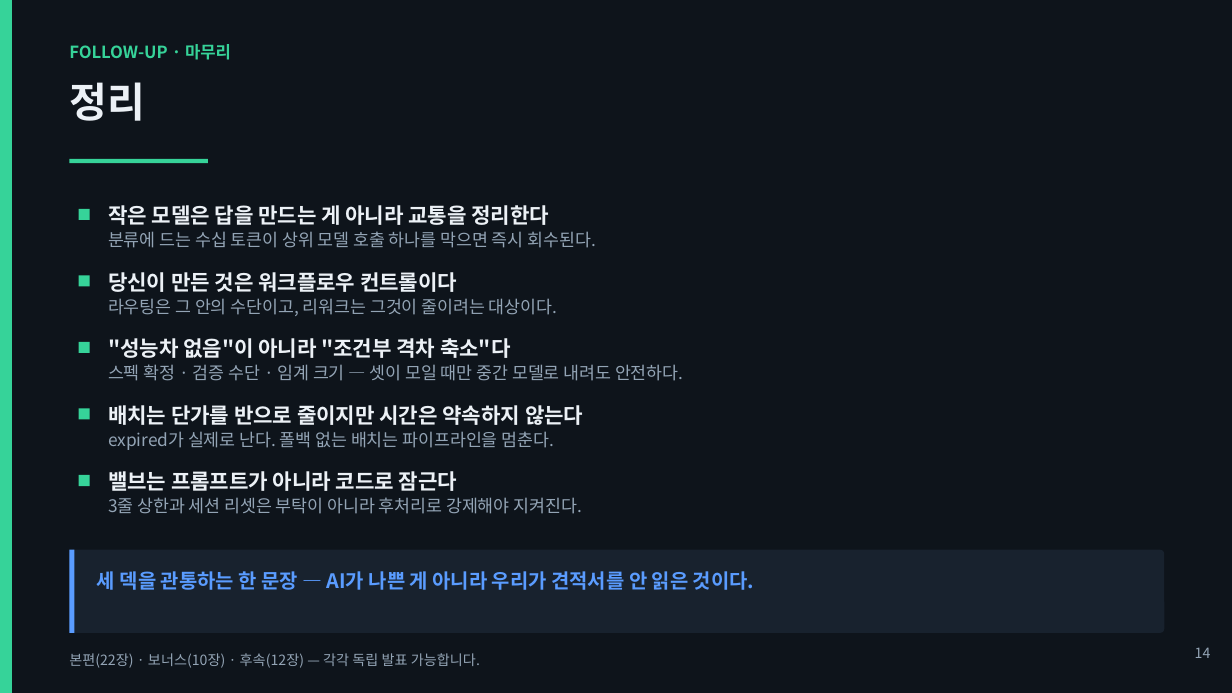
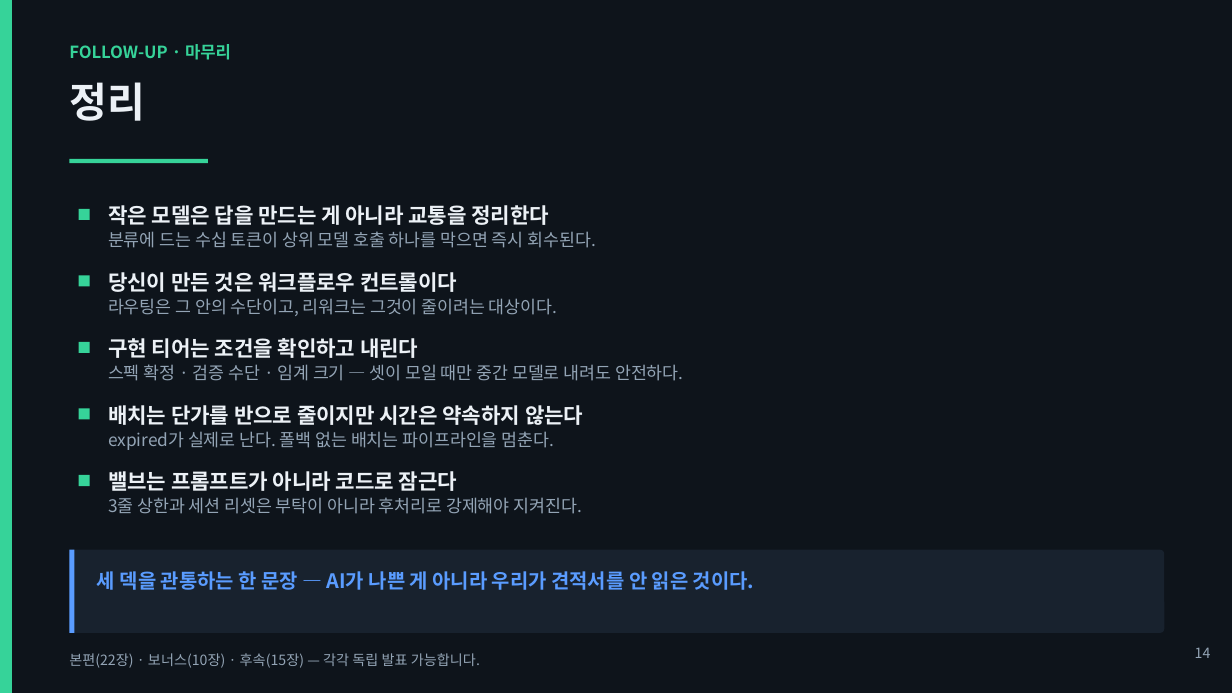
Before and after one commit to giyeop-cody/token-cost-lab, a slide deck: slide 14 of presentation/토큰_절약_발표_후속_에이전트셋팅.pptx. Drawn at 1232x693 pixels with LibreOffice and Linux fonts; fonts in the diff are those of the drawing. Boxes give left, top, right and bottom in pixels: in the first picture for what was removed or moved away, otherwise in the second. Text is boxed around its words. In the diff, an @@ line names an element or a change of style, - is before the commit and + after.

```diff
--- a/presentation/토큰_절약_발표_후속_에이전트셋팅.pptx
+++ b/presentation/토큰_절약_발표_후속_에이전트셋팅.pptx
@@ text at (x1=108, y1=338, x2=418, y2=358): text changed @@
-"성능차 없음"이 아니라 "조건부 격차 축소"다
+구현 티어는 조건을 확인하고 내린다
@@ text at (x1=69, y1=653, x2=480, y2=668): text changed @@
-본편(22장) · 보너스(10장) · 후속(12장) — 각각 독립 발표 가능합니다.
+본편(22장) · 보너스(10장) · 후속(15장) — 각각 독립 발표 가능합니다.
```
Also in this commit, not shown: 5 other slides changed, 7 other files.
